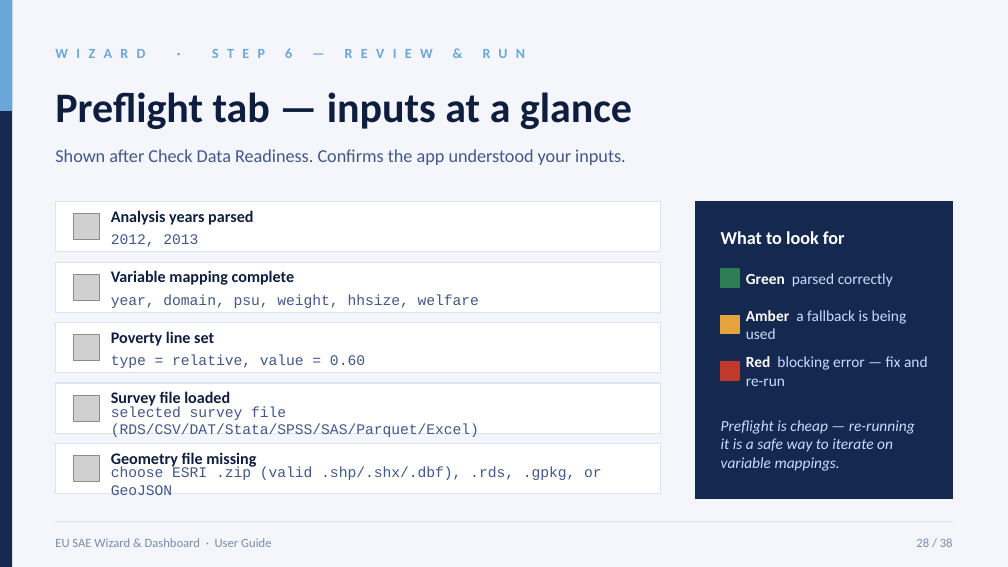
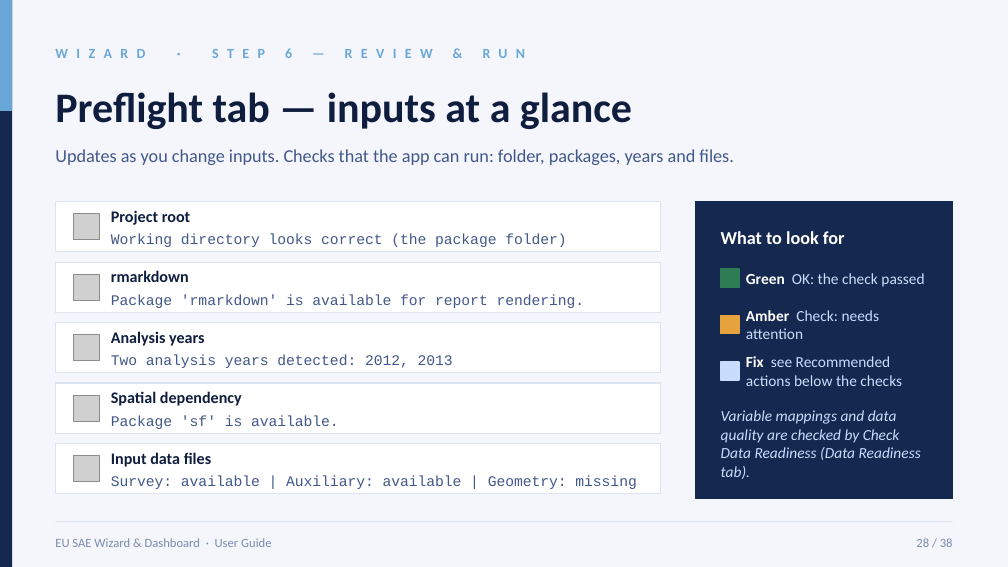
Before and after one commit to Noboyoshida227/eu-sae-application, a slide deck: slide 28 of docs/instructions/EU_SAE_User_Guide_5_2_0_rc_6_wizard_5_11.pptx. Drawn at 1008x567 pixels with LibreOffice and Linux fonts; fonts in the diff are those of the drawing; grey boxes stand for pictures. Boxes give left, top, right and bottom in pixels: in the first picture for what was removed or moved away, otherwise in the second. Text is boxed around its words. In the diff, an @@ line names an element or a change of style, - is before the commit and + after.

```diff
--- a/docs/instructions/EU_SAE_User_Guide_5_2_0_rc_6_wizard_5_11.pptx
+++ b/docs/instructions/EU_SAE_User_Guide_5_2_0_rc_6_wizard_5_11.pptx
@@ text at (x1=55, y1=149, x2=733, y2=165): text changed @@
-Shown after Check Data Readiness. Confirms the app understood your inputs.
+Updates as you change inputs. Checks that the app can run: folder, packages, years and files.
@@ text at (x1=111, y1=210, x2=190, y2=225): text changed @@
-Analysis years parsed
+Project root
@@ text at (x1=111, y1=234, x2=566, y2=247): text changed @@
-2012, 2013
+Working directory looks correct (the package folder)
@@ text at (x1=111, y1=270, x2=189, y2=282): text changed @@
-Variable mapping complete
+rmarkdown
@@ text at (x1=111, y1=294, x2=585, y2=308): text changed @@
-year, domain, psu, weight, hhsize, welfare
+Package 'rmarkdown' is available for report rendering.
@@ text at (x1=746, y1=273, x2=924, y2=287): text changed @@
-Green parsed correctly
+Green OK: the check passed
@@ text at (x1=746, y1=310, x2=880, y2=339): text changed @@
-Amber a fallback is being used
+Amber Check: needs attention
@@ text at (x1=111, y1=331, x2=204, y2=346): text changed @@
-Poverty line set
+Analysis years
@@ text at (x1=111, y1=354, x2=453, y2=368): text changed @@
-type = relative, value = 0.60
+Two analysis years detected: 2012, 2013
@@ text at (x1=746, y1=356, x2=902, y2=386): text changed @@
-Red blocking error — fix and re-run
+Fix see Recommended actions below the checks
@@ rectangle at (x1=721, y1=362, x2=739, y2=380): fill #C0392B to #CADCFC; outline #C0392B 1 pt to #CADCFC 1 pt @@
@@ text at (x1=111, y1=391, x2=242, y2=406): text changed @@
-Survey file loaded
+Spatial dependency
@@ text at (x1=111, y1=415, x2=339, y2=429): text changed @@
-selected survey file (RDS/CSV/DAT/Stata/SPSS/SAS/Parquet/Excel)
+Package 'sf' is available.
@@ text at (x1=721, y1=410, x2=921, y2=479): text changed @@
-Preflight is cheap — re-running it is a safe way to iterate on variable mappings.
+Variable mappings and data quality are checked by Check Data Readiness (Data Readiness tab).
@@ text at (x1=111, y1=452, x2=211, y2=467): text changed @@
-Geometry file missing
+Input data files
@@ text at (x1=111, y1=475, x2=636, y2=489): text changed @@
-choose ESRI .zip (valid .shp/.shx/.dbf), .rds, .gpkg, or GeoJSON
+Survey: available | Auxiliary: available | Geometry: missing
```
Also in this commit, not shown: 6 other slides changed, 11 other files.
